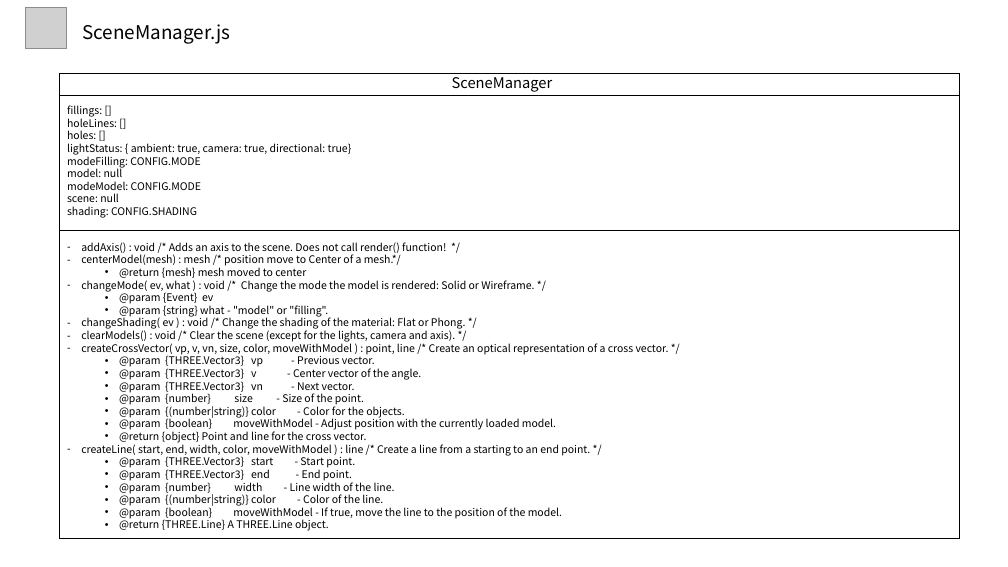
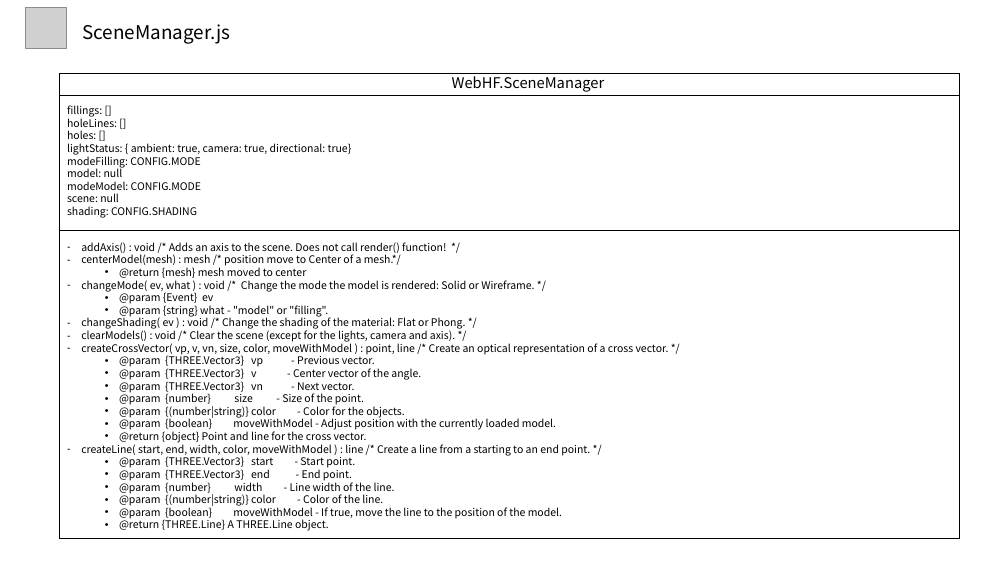
Before and after one commit to alexchun78/threeJS-holeFilling, a slide deck: slide 3 of (코드분석) WebGL Hole Filling.pptx. Drawn at 1008x567 pixels with LibreOffice and Linux fonts; fonts in the diff are those of the drawing; grey boxes stand for pictures. Boxes give left, top, right and bottom in pixels: in the first picture for what was removed or moved away, otherwise in the second. Text is boxed around its words. In the diff, an @@ line names an element or a change of style, - is before the commit and + after.

```diff
--- a/(코드분석) WebGL Hole Filling.pptx
+++ b/(코드분석) WebGL Hole Filling.pptx
@@ text at [452,73,605,92]: text changed @@
-SceneManager
+WebHF.SceneManager
```
Also in this commit, not shown: 1 other slide changed, 17 slides added, 2 other files.
